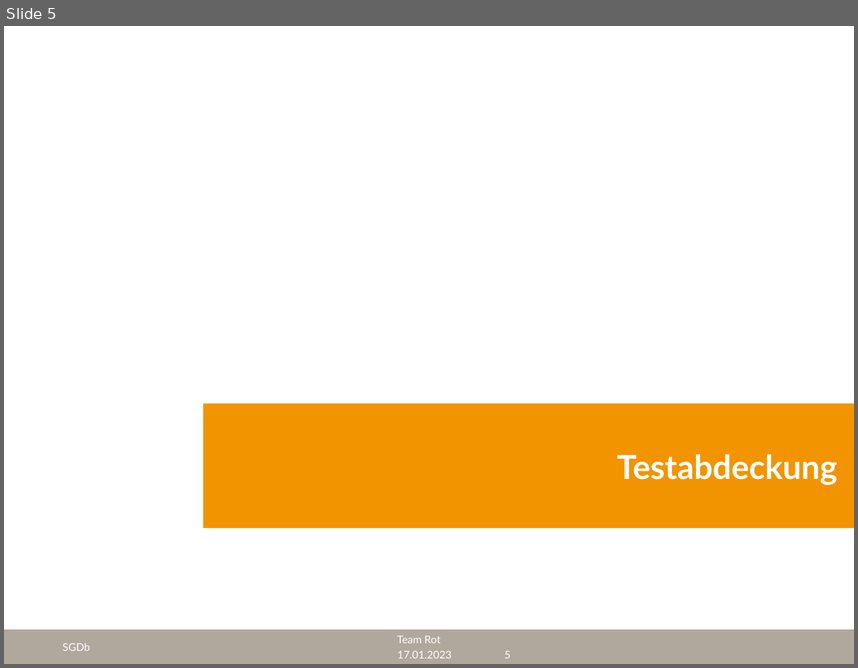
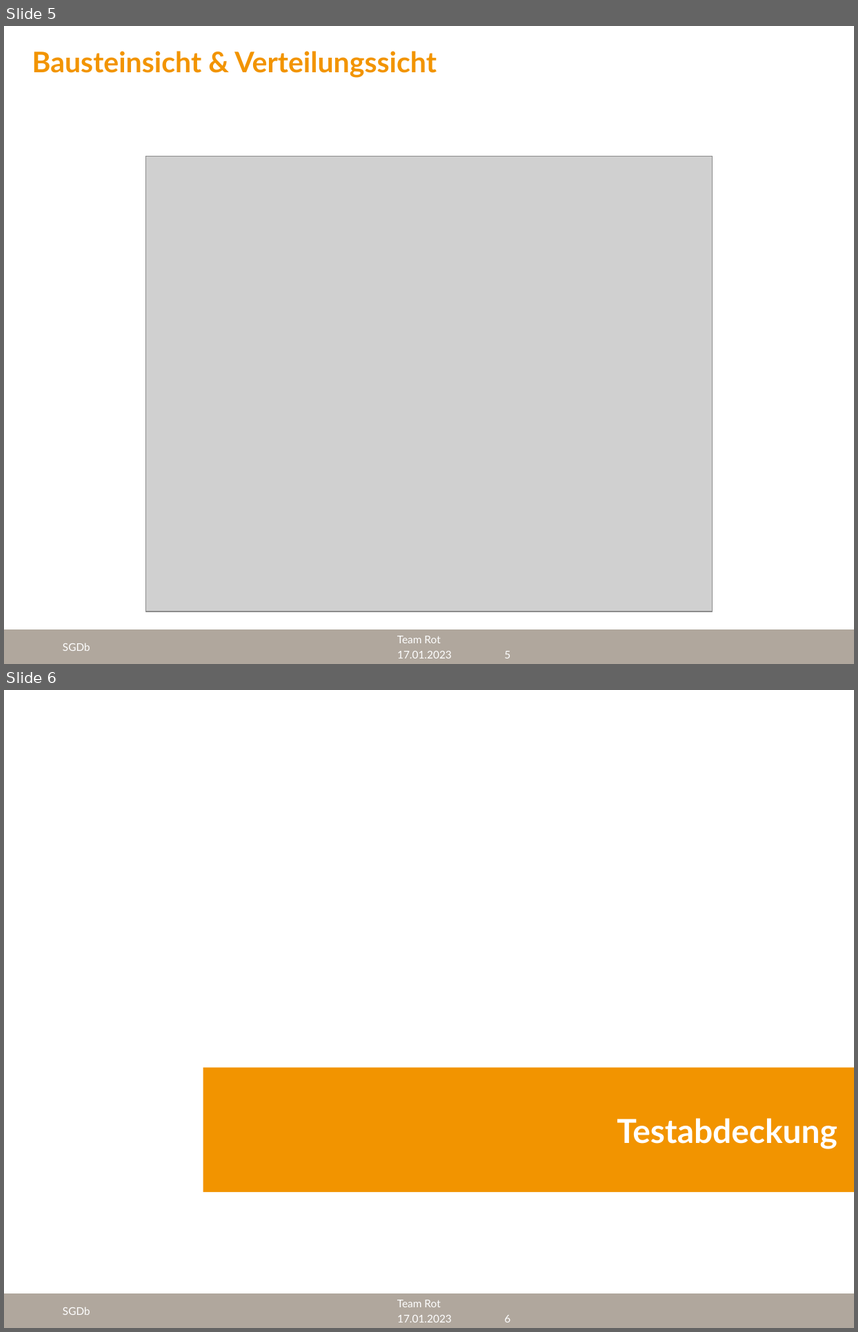
Before and after one commit to cyberlytics/SGDb, a slide deck: sys_doc/presentation/20230117_TeamRot_Ergebnis.pptx. Shown one above the other, each under a label of ours: slide 5 before the commit, slides 5 and 6 after it. The pictures are 858x668 and 858x1332 pixels, drawn with LibreOffice and Linux fonts; fonts in the diff are those of the drawing; grey boxes stand for pictures; background and template pictures are left out. Boxes give left, top, right and bottom in pixels: in the first picture for what was removed or moved away, otherwise in the second. Text is boxed around its words. In the diff, an @@ line names an element or a change of style, - is before the commit and + after.

Commit message:
Fix name and add image
Former-commit-id: 9112eaa75aa2ad269c699e38ec87a493c42d9132

```diff
--- a/sys_doc/presentation/20230117_TeamRot_Ergebnis.pptx
+++ b/sys_doc/presentation/20230117_TeamRot_Ergebnis.pptx
@@ slide 5 added at box(4, 26, 854, 664), background #FFFFFF; not listed: 2 template elements that a slide beside it also shows @@
@@ title added at box(32, 51, 437, 78), 24 pt, text #F29400, bold @@
+Bausteinsicht & Verteilungssicht
@@ picture added at box(146, 156, 712, 611) @@
@@ text added at box(63, 643, 90, 650), 9 pt, text #FFFFFF @@
+SGDb
@@ text added at box(397, 650, 452, 658), 9 pt, text #FFFFFF @@
+17.01.2023
@@ page number added at box(504, 650, 510, 658), 9 pt, text #FFFFFF @@
+5
@@ what was slide 5 is now slide 6 @@
@@ page number at box(504, 1314, 510, 1322): text changed @@
-5
+6
```
Also in this commit, not shown: 3 slides changed.
